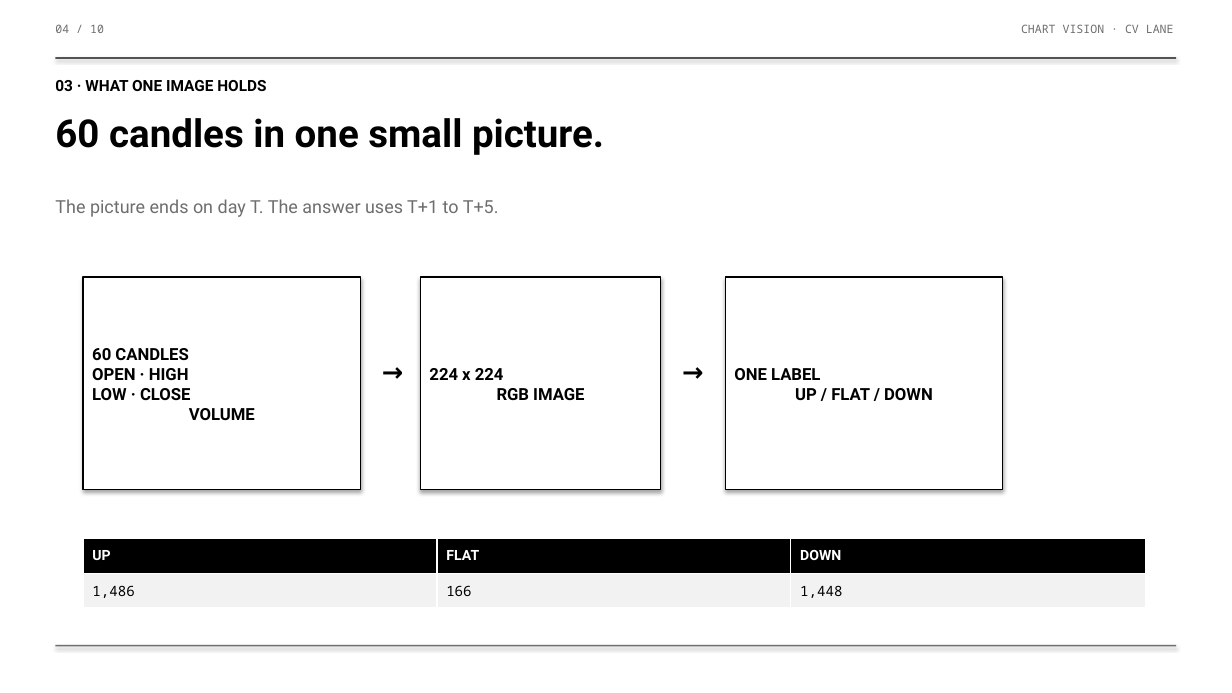
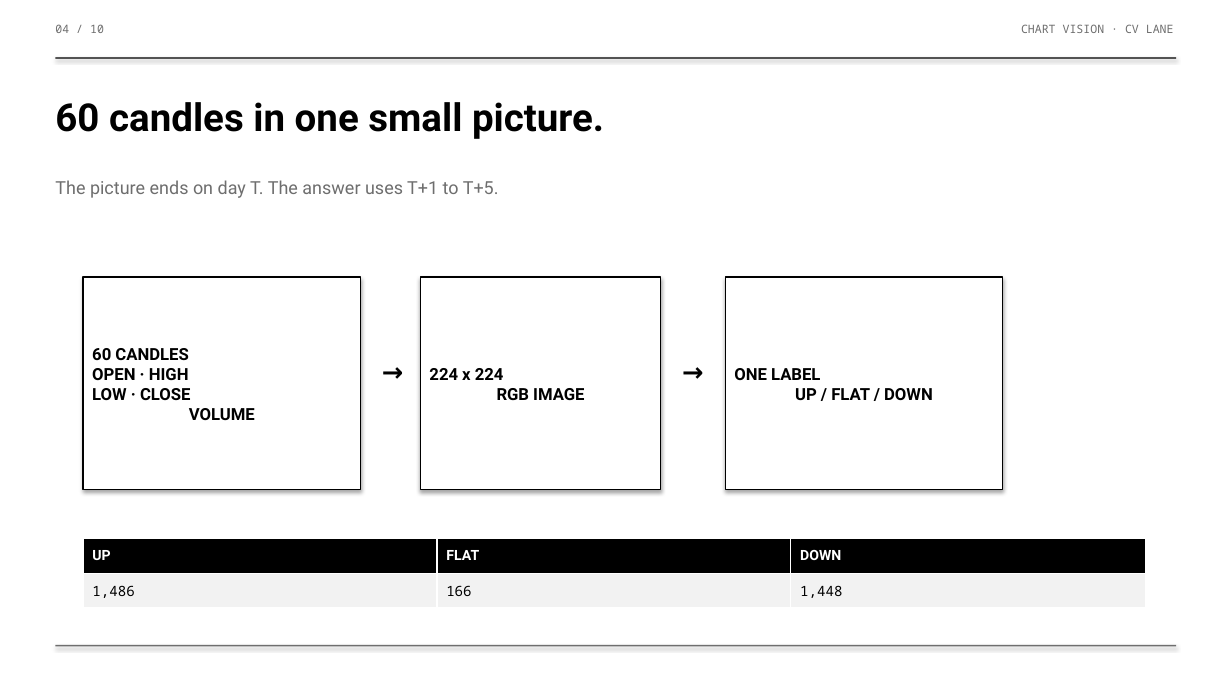
Before and after one commit to DharmilG/Stock-Direction-Predictor, a slide deck: slide 10 of CV/slides/Chart_Vision_Review.pptx (slide 4 before the commit). Drawn at 1232x693 pixels with LibreOffice and Linux fonts; fonts in the diff are those of the drawing. Boxes give left, top, right and bottom in pixels: in the first picture for what was removed or moved away, otherwise in the second. Text is boxed around its words. In the diff, an @@ line names an element or a change of style, - is before the commit and + after.

```diff
--- a/CV/slides/Chart_Vision_Review.pptx
+++ b/CV/slides/Chart_Vision_Review.pptx
@@ text removed at <box>55,80,266,91</box> @@
-03 · WHAT ONE IMAGE HOLDS
@@ text "60 candles in one small ...": place and size @@
-text "60 candles in one small ..." at <box>55,118,604,155</box>
+text "60 candles in one small ..." at <box>55,102,604,139</box>
@@ text "The picture ends on day ...": place and size @@
-text "The picture ends on day ..." at <box>55,199,499,217</box>
+text "The picture ends on day ..." at <box>55,180,499,198</box>
```
Also in this commit, not shown: 13 other slides changed, 1 slide added, 1 slide removed, 1 other file.
